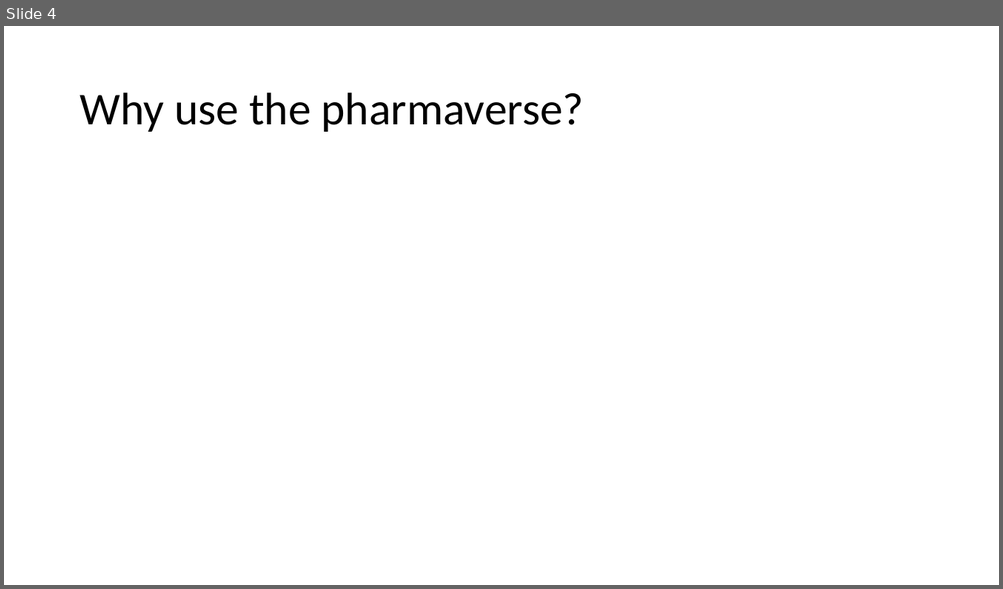
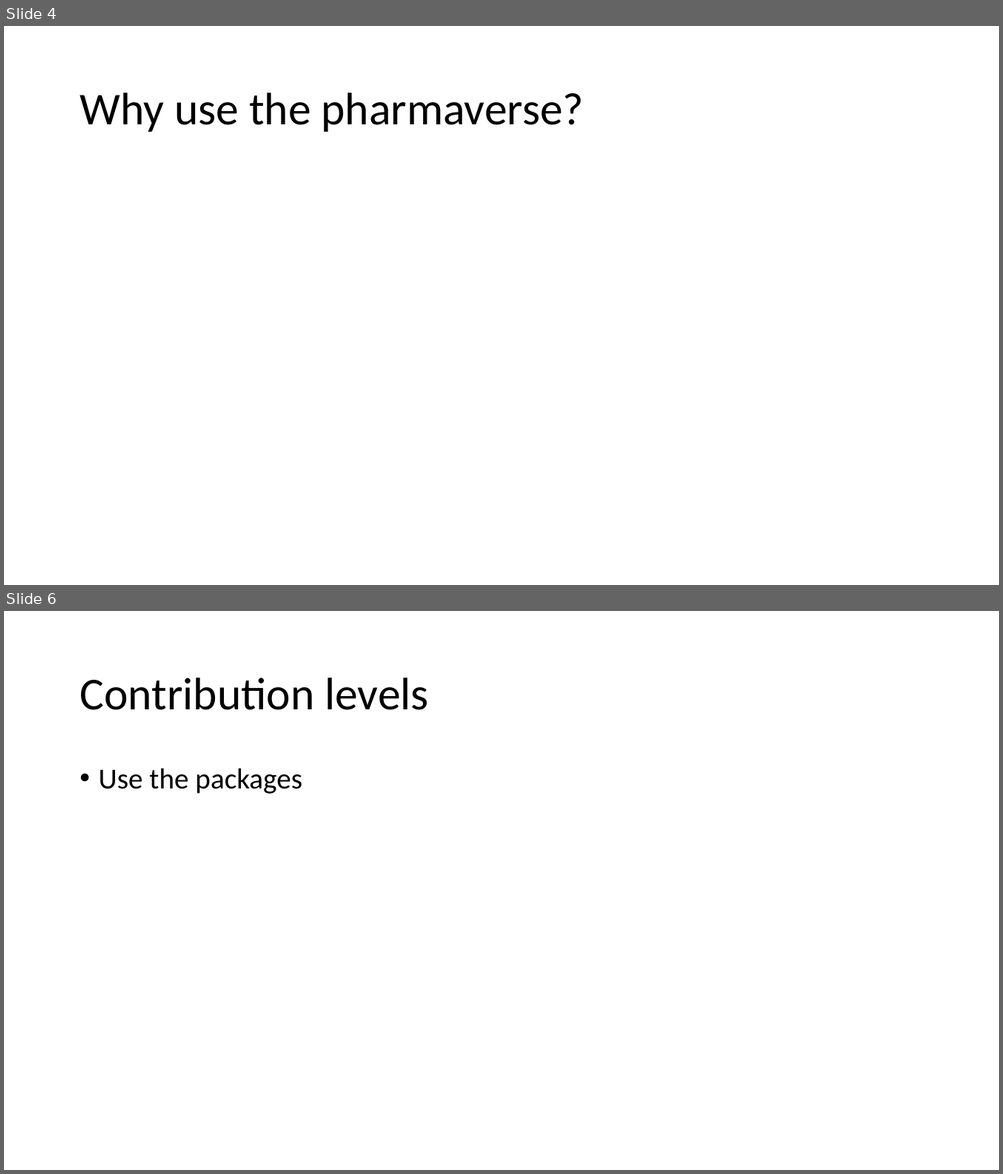
Before and after one commit to posit-conf-2023/r-pharma, a slide deck: 04-pharmaverse/04-Contributing_To_The_Pharmaverse.pptx. Shown one above the other, each under a label of ours: slide 4 before the commit, slides 4 and 6 after it; the slides between them are not shown. The pictures are 1003x589 and 1003x1174 pixels, drawn with LibreOffice and Linux fonts; fonts in the diff are those of the drawing. Boxes give left, top, right and bottom in pixels: in the first picture for what was removed or moved away, otherwise in the second. Text is boxed around its words. In the diff, an @@ line names an element or a change of style, - is before the commit and + after.

```diff
--- a/04-pharmaverse/04-Contributing_To_The_Pharmaverse.pptx
+++ b/04-pharmaverse/04-Contributing_To_The_Pharmaverse.pptx
@@ slide 6 added at [4,611,999,1170], background #FFFFFF @@
@@ title added at [79,678,429,710], 44 pt, text #000000 @@
+Contribution levels
@@ text added at [99,768,302,794], 28 pt, text #000000 @@
+• Use the packages
```
Also in this commit, not shown: 5 slides changed, 5 other slides added, 1 slide removed.
